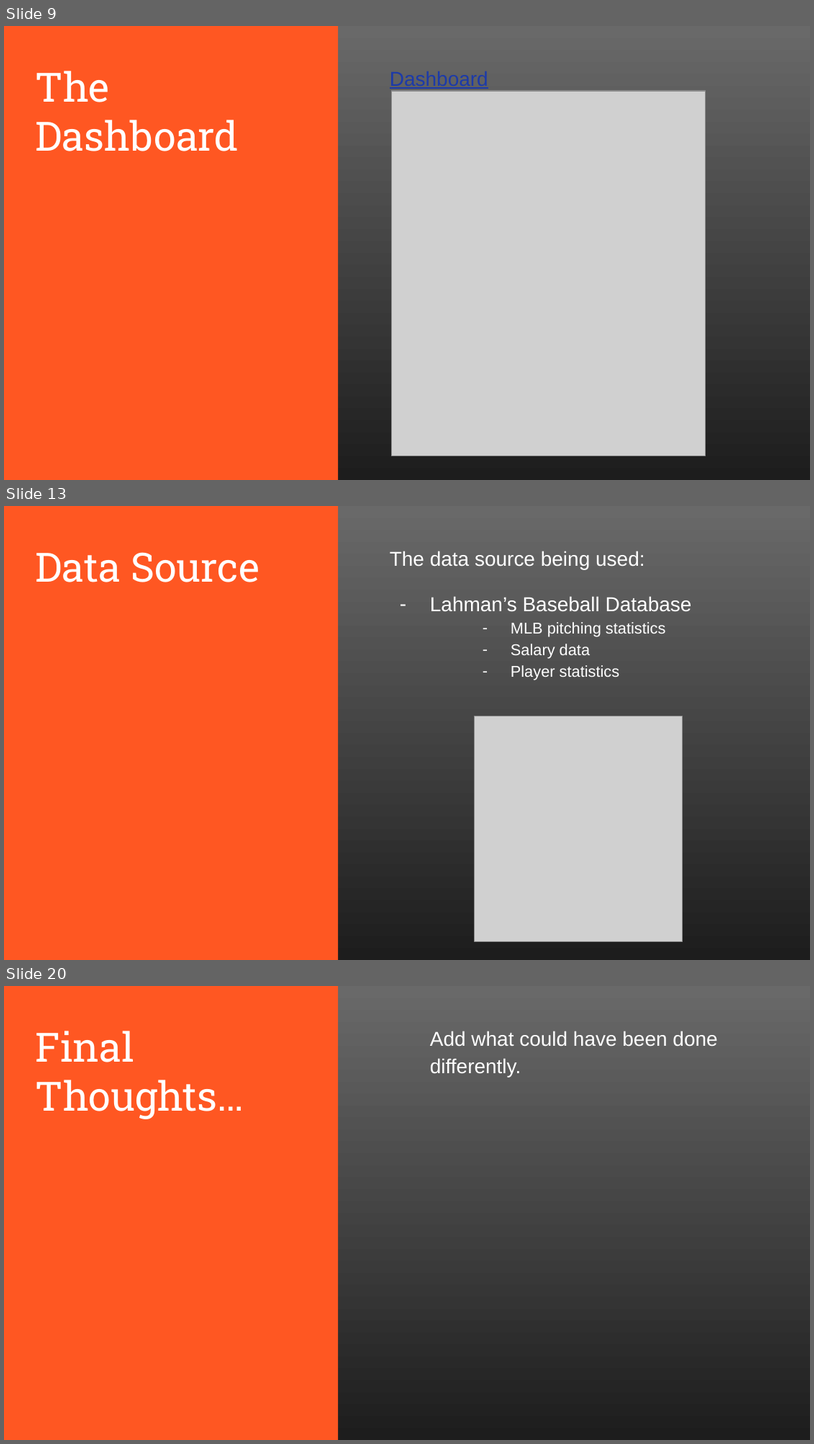
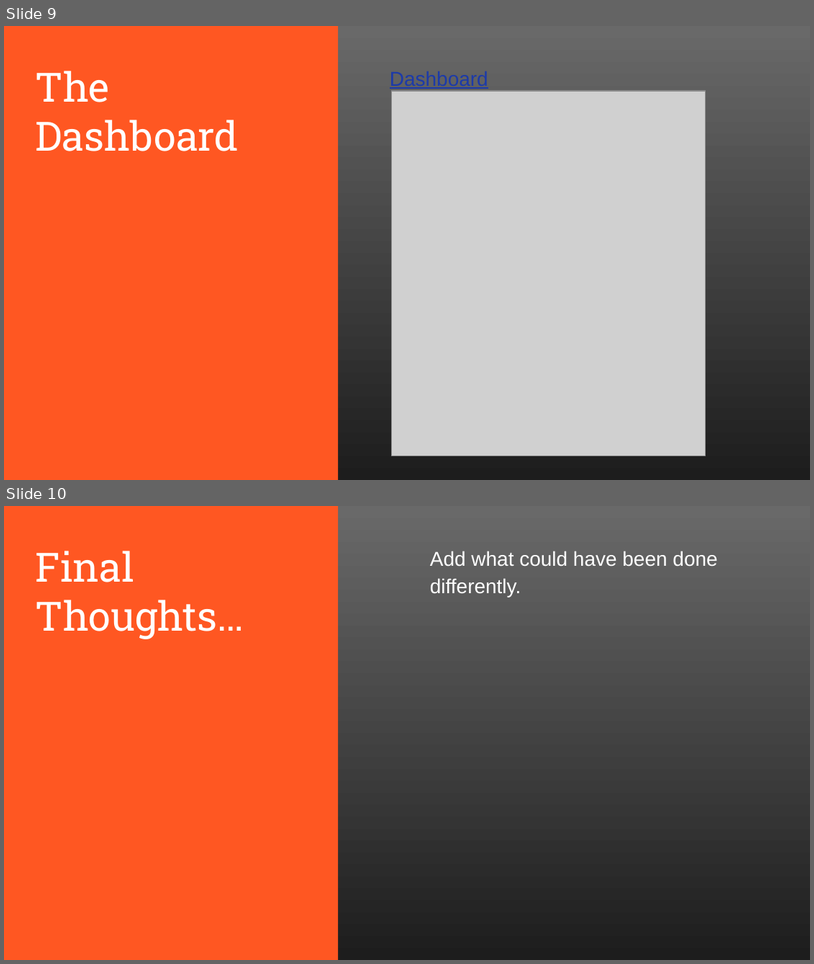
Before and after one commit to Jenny16x/TeamSix, a slide deck: Module_20_Segment2.pptx. Shown one above the other, each under a label of ours: slides 9, 13 and 20 before the commit, slides 9 and 10 after it; the slides between them are not shown. The pictures are 814x1444 and 814x964 pixels, drawn with LibreOffice and Linux fonts; fonts in the diff are those of the drawing; grey boxes stand for pictures. Boxes give left, top, right and bottom in pixels: in the first picture for what was removed or moved away, otherwise in the second. Text is boxed around its words. In the diff, an @@ line names an element or a change of style, - is before the commit and + after.

```diff
--- a/Module_20_Segment2.pptx
+++ b/Module_20_Segment2.pptx
@@ slide 13 removed at (4,506,810,960), background #FFFFFF; not listed: 2 template elements that a slide beside it also shows @@
@@ title removed at (36,552,260,582) @@
-Data Source
@@ text removed at (390,551,692,680) @@
-The data source being used:
-– Lahman’s Baseball Database
-  – MLB pitching statistics
-  – Salary data
-  – Player statistics
@@ picture removed at (474,716,682,942) @@
@@ what was slide 20 is now slide 10 @@
```
Also in this commit, not shown: 9 other slides removed.
